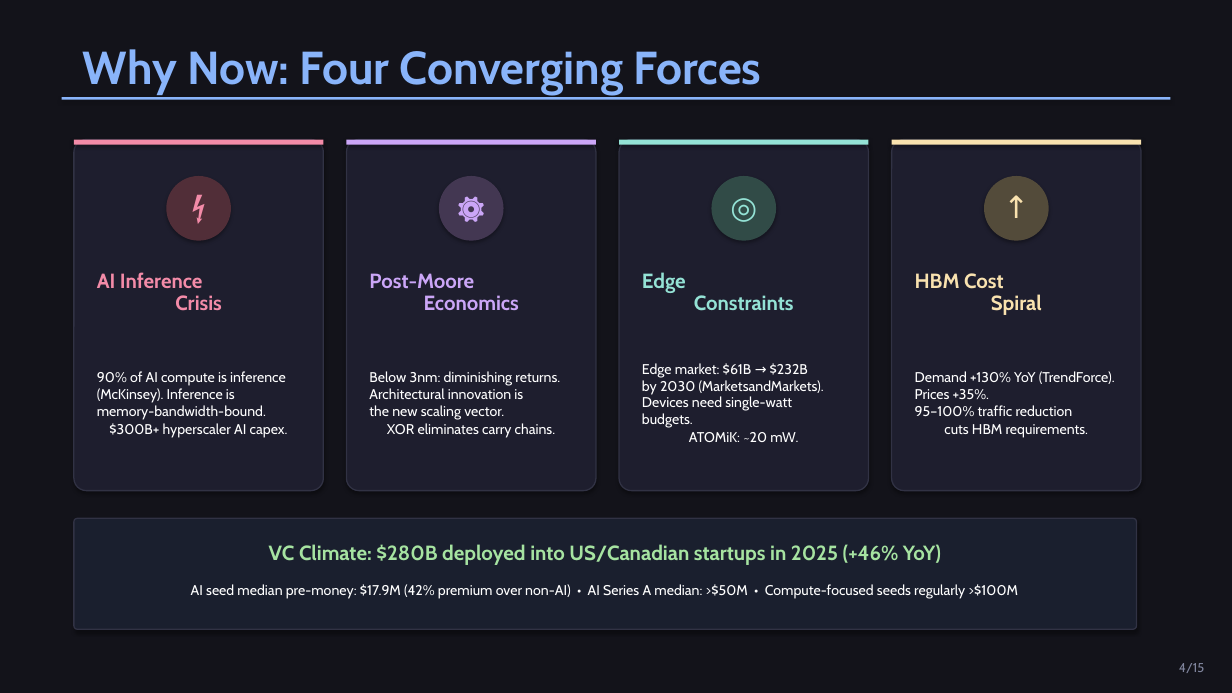
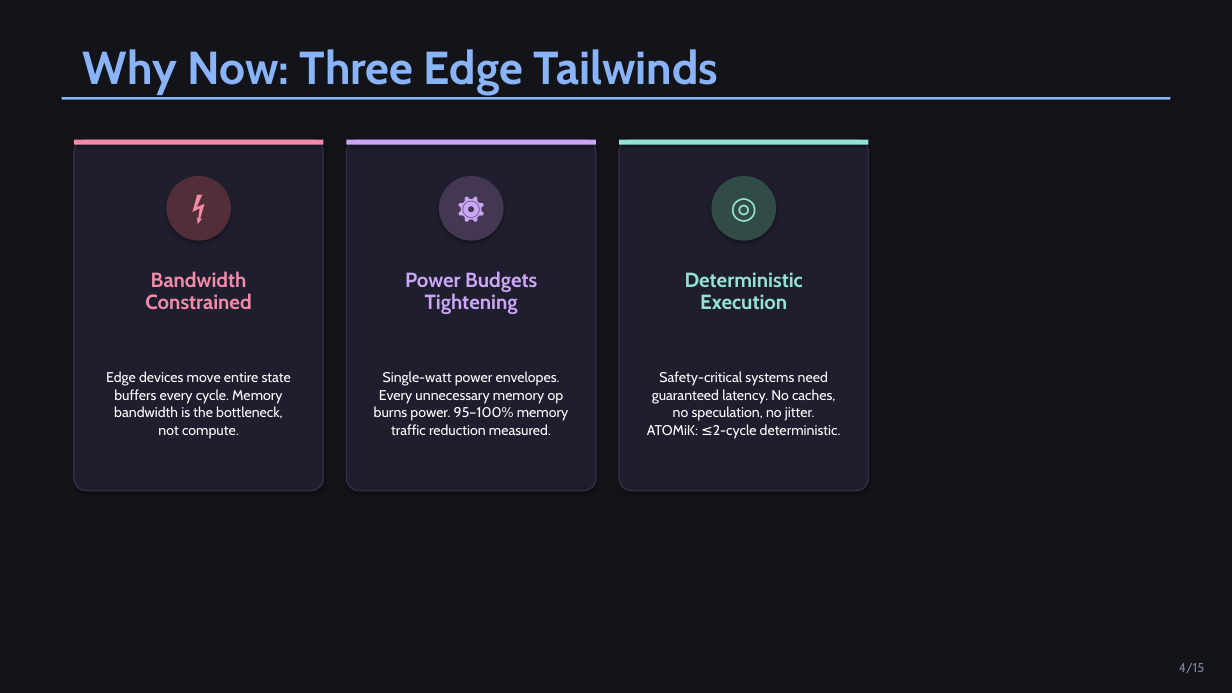
Before and after one commit to MatthewHRockwell/ATOMiK, a slide deck: slide 4 of business/pitch_deck/ATOMiK_Investor_Deck.pptx. Drawn at 1232x693 pixels with LibreOffice and Linux fonts; fonts in the diff are those of the drawing. Boxes give left, top, right and bottom in pixels: in the first picture for what was removed or moved away, otherwise in the second. Text is boxed around its words. In the diff, an @@ line names an element or a change of style, - is before the commit and + after.

```diff
--- a/business/pitch_deck/ATOMiK_Investor_Deck.pptx
+++ b/business/pitch_deck/ATOMiK_Investor_Deck.pptx
@@ text at [83, 49, 718, 95]: text changed @@
-Why Now: Four Converging Forces
+Why Now: Three Edge Tailwinds
@@ rounded rectangle removed at [892, 140, 1141, 491] @@
@@ rectangle removed at [892, 140, 1141, 145] @@
@@ ellipse removed at [984, 176, 1049, 240] @@
@@ text removed at [984, 175, 1049, 239] @@
-↑
@@ text at [145, 271, 251, 310]: text changed @@
-AI Inference
-Crisis
+Bandwidth
+Constrained
@@ text at [405, 271, 537, 314]: text changed @@
-Post-Moore
-Economics
+Power Budgets
+Tightening
@@ text at [685, 272, 803, 309]: text changed @@
-Edge
-Constraints
+Deterministic
+Execution
@@ text removed at [915, 273, 1042, 315] @@
-HBM Cost
-Spiral
@@ text at [106, 371, 291, 439]: text changed @@
-90% of AI compute is inference
-(McKinsey). Inference is
-memory-bandwidth-bound.
-$300B+ hyperscaler AI capex.
+Edge devices move entire state
+buffers every cycle. Memory
+bandwidth is the bottleneck,
+not compute.
@@ text at [374, 371, 568, 435]: text changed @@
-Below 3nm: diminishing returns.
-Architectural innovation is
-the new scaling vector.
-XOR eliminates carry chains.
+Single-watt power envelopes.
+Every unnecessary memory op
+burns power. 95–100% memory
+traffic reduction measured.
@@ text at [647, 371, 841, 439]: text changed @@
-Edge market: $61B → $232B
-by 2030 (MarketsandMarkets).
-Devices need single-watt budgets.
-ATOMiK: ~20 mW.
+Safety-critical systems need
+guaranteed latency. No caches,
+no speculation, no jitter.
+ATOMiK: ≤2-cycle deterministic.
@@ text removed at [915, 371, 1115, 438] @@
-Demand +130% YoY (TrendForce).
-Prices +35%.
-95–100% traffic reduction
-cuts HBM requirements.
@@ rounded rectangle removed at [74, 518, 1137, 629] @@
@@ text removed at [269, 544, 941, 565] @@
-VC Climate: $280B deployed into US/Canadian startups in 2025 (+46% YoY)
@@ text removed at [191, 584, 1018, 599] @@
-AI seed median pre-money: $17.9M (42% premium over non-AI) • AI Series A median: >$50M • Compute-focused seeds regularly >$100M
```
Also in this commit, not shown: 14 other slides changed, 35 other files.
